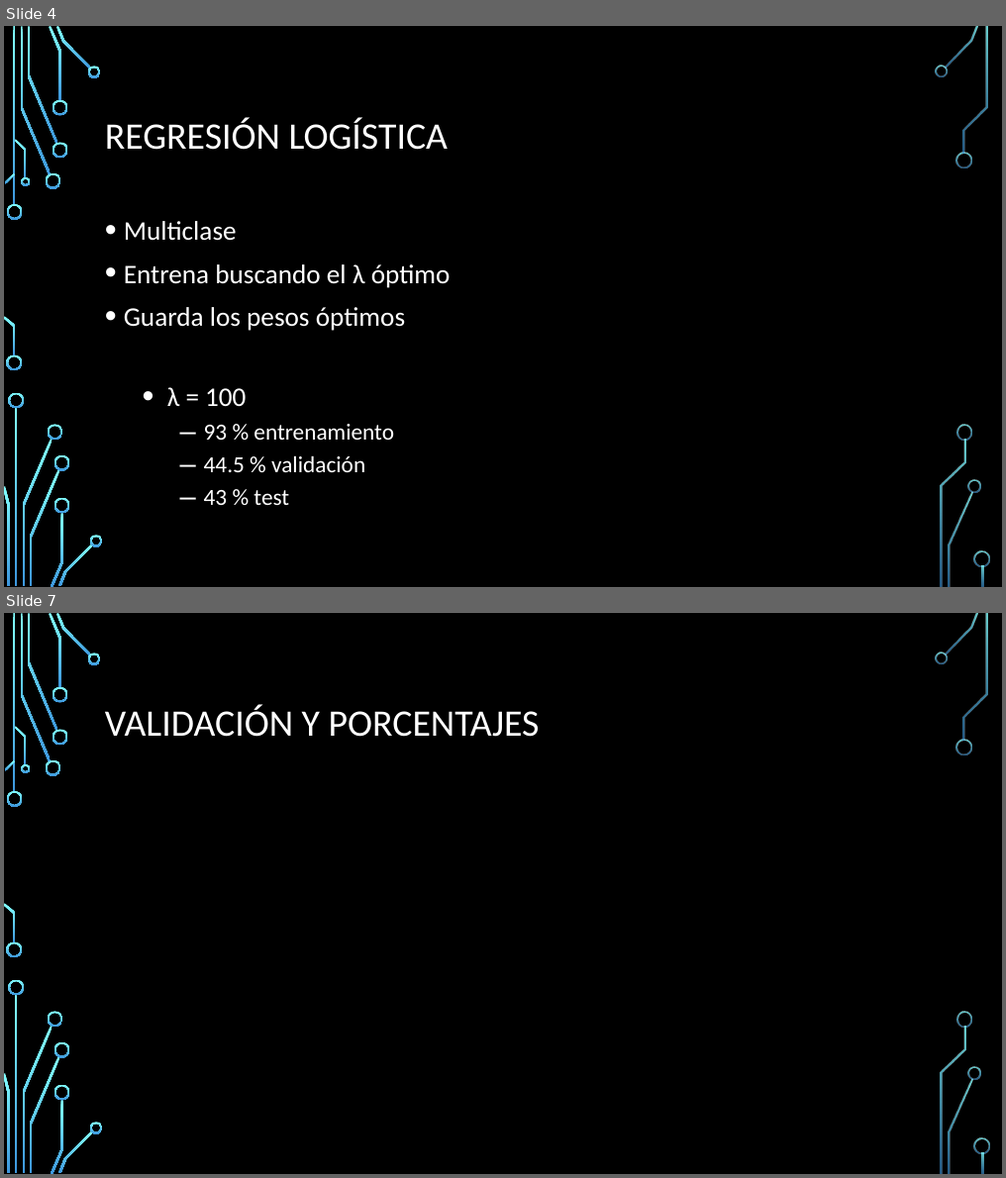
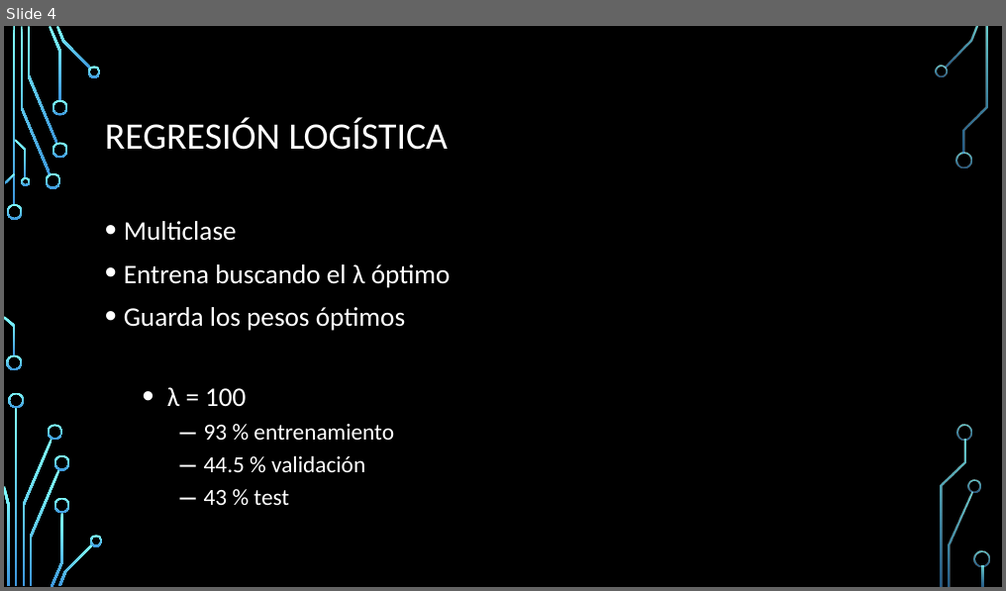
Before and after one commit to ramonarj/Machine-Learning, a slide deck: Trabajo/Presentacion.pptx. Shown one above the other, each under a label of ours: slides 4 and 7 before the commit, slide 4 after it; the slides between them are not shown. The pictures are 1006x1178 and 1006x591 pixels, drawn with LibreOffice and Linux fonts; fonts in the diff are those of the drawing; background and template pictures are left out. Boxes give left, top, right and bottom in pixels: in the first picture for what was removed or moved away, otherwise in the second. Text is boxed around its words. In the diff, an @@ line names an element or a change of style, - is before the commit and + after.

```diff
--- a/Trabajo/Presentacion.pptx
+++ b/Trabajo/Presentacion.pptx
@@ slide 7 removed at <box>4,613,1002,1174</box>, background picture (left out); not listed: 36 template elements that a slide beside it also shows @@
@@ title removed at <box>105,704,540,737</box> @@
-VALIDACIÓN Y PORCENTAJES
```
Also in this commit, not shown: 2 slides added, 2 other slides removed.
